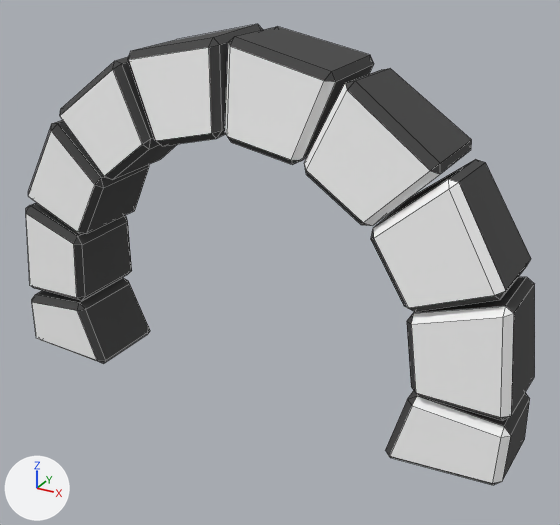
The FBX model Assets/Prefabs/Предпрефабы/stone rune portal.fbx as it was, and as the next commit left it.
One viewpoint serves both versions: a 50 mm lens placed at (8.11, -13.38, 9.97), pointed at (0.69, 0.11, 3.22). The axes (+X, +Y, +Z) are drawn at lower left. The lights are the same throughout. The first picture is the older version. Mesh edges are drawn as thin lines. Where no turn or scale is listed for an object, it has been applied to the vertices.

The scene before the commit, as lines of its bpy script (objects in view):
```python
ob_cube_002 = bpy.data.objects.new('Cube.002', me_cube_001)
ob_cube_002.location = (0.0, 0.0, 0.0)
ob_cube_003 = bpy.data.objects.new('Cube.003', me_cube_002)
ob_cube_003.location = (0.0, 0.0, 0.0)
ob_cube_004 = bpy.data.objects.new('Cube.004', me_cube_003)
ob_cube_004.location = (0.0, 0.0, 0.0)
ob_cube_007 = bpy.data.objects.new('Cube.007', me_cube_006)
ob_cube_007.location = (0.0, 0.0, 0.0)
ob_cube_008 = bpy.data.objects.new('Cube.008', me_cube_007)
ob_cube_008.location = (0.0, 0.0, 0.0)
ob_cube_009 = bpy.data.objects.new('Cube.009', me_cube_008)
ob_cube_009.location = (0.0, 0.0, 0.0)
ob_cube_010 = bpy.data.objects.new('Cube.010', me_cube_009)
ob_cube_010.location = (0.0, 0.0, 0.0)
ob_cube_011 = bpy.data.objects.new('Cube.011', me_cube_010)
ob_cube_011.location = (0.0, 0.0, 0.0)
# also in view: 'Cube.005' at (-3.08, 0.0, 6.13); 'Cube.006' at (-1.2, 0.0, 6.9)
```
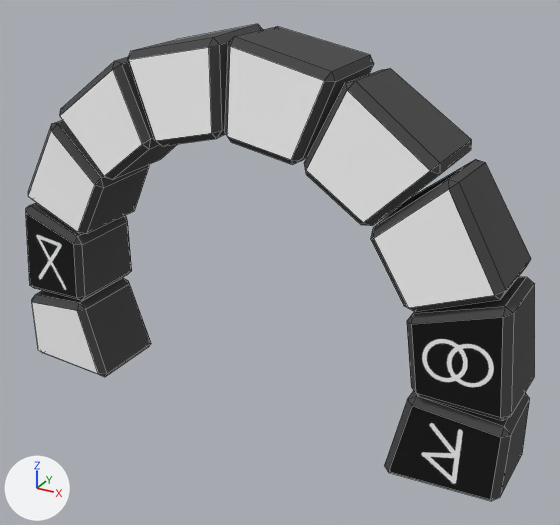
The change, as a diff of the scene's bpy script:
```diff
--- a/Assets/Prefabs/Предпрефабы/stone rune portal.fbx.py
+++ b/Assets/Prefabs/Предпрефабы/stone rune portal.fbx.py
@@ mat_material_009 @@
 mat_material_009 = principled_material('Material.009')
-mat_material_009.base_color = (1.0, 1.0, 1.0)  # white #ffffff
+mat_material_009.texture = img_rune2_png
 mat_material_009.roughness = 1.0
@@ mat_material_010 @@
 mat_material_010 = principled_material('Material.010')
-mat_material_010.base_color = (1.0, 1.0, 1.0)  # white #ffffff
+mat_material_010.texture = img_rune11_png
 mat_material_010.roughness = 1.0
@@ mat_material_003 @@
 mat_material_003 = principled_material('Material.003')
-mat_material_003.base_color = (1.0, 1.0, 1.0)  # white #ffffff
+mat_material_003.texture = img_rune9_png
 mat_material_003.roughness = 1.0
@@ me_cube_008 @@
 me_cube_008.from_pydata(...)  # 24 vertices, 26 faces; spans x 3.15..5.75, y -1.05..1.05, z 3.34..5.92
+# me_cube_008 part 7: all 3 faces centred in x 3.86..5.09, y -0.88..-0.8, z 4.95..5.86 switch from mat_material_008 (white #ffffff) to mat_material_001 (dark grey #474747)
@@ me_cube_006 @@
 me_cube_006.from_pydata(...)  # 24 vertices, 26 faces; spans x -0.01..2.35, y -1.05..1.05, z 5.79..8.05
+# me_cube_006 part 5: all 2 faces centred in x 0.1..1.94, y -0.93..-0.88, z 6.66..7.04 switch from mat_material (white #ffffff) to mat_material_001 (dark grey #474747)
@@ me_cube_009 @@
 me_cube_009.from_pydata(...)  # 24 vertices, 26 faces; spans x 3.95..6.13, y -1.05..1.05, z 1.46..3.77
+# me_cube_009 part 1: all 3 faces centred in x 4.89..5.87, y -0.88..-0.8, z 2.63..3.69 switch from mat_material_009 (white #ffffff) to mat_material_001 (dark grey #474747)
@@ me_cube_010 @@
-me_cube_010.from_pydata(...)  # 24 vertices, 26 faces; spans x 3.71..6.13, y -1.06..1.05, z -0.08..1.54
+me_cube_010.from_pydata(...)  # 24 vertices, 26 faces; spans x 3.71..6.13, y -1.06..1.05, z -0.47..1.54
+# me_cube_010 part 2: all 12 vertices in x 3.71..6.13, y -1.06..0.98, z -0.08..0.12 are moved by (0.0, 0.0, -0.38)
+# me_cube_010 part 3: all 3 faces centred in x 5.1..6.0, y -0.89..-0.8, z 0.64..1.35 switch from mat_material_010 (white #ffffff) to mat_material_001 (dark grey #474747)
+# me_cube_010 part 4: texture (UV) coordinates of 26 of 26 faces, centred in x 3.8..6.1, y -0.98..0.99, z -0.07..1.47, changed; they spanned u 0.0..0.97, v -0.12..1.19 and now span u -0.22..1.12, v -0.04..1.01
@@ me_cube_001 @@
-me_cube_001.from_pydata(...)  # 24 vertices, 26 faces; spans x -6.18..-3.67, y -1.05..1.05, z -0.11..1.49
+me_cube_001.from_pydata(...)  # 24 vertices, 26 faces; spans x -6.18..-3.67, y -1.05..1.05, z -0.5..1.49
+# me_cube_001 part 9: all 12 vertices in x -6.18..-3.67, y -1.02..1.05, z -0.11..0.11 are moved by (0.0, 0.0, -0.38)
 me_cube_001.materials.append(mat_material_001)
@@ me_cube_007 @@
 me_cube_007.from_pydata(...)  # 24 vertices, 26 faces; spans x 1.73..4.39, y -1.05..1.05, z 4.86..7.42
+# me_cube_007 part 6: all 2 faces centred in x 2.16..3.69, y -0.93..-0.88, z 5.48..6.57 switch from mat_material_007 (white #ffffff) to mat_material_001 (dark grey #474747)
@@ me_cube_002 @@
 me_cube_002.from_pydata(...)  # 24 vertices, 26 faces; spans x -6.12..-4.0, y -1.05..1.05, z 1.43..3.76
+# me_cube_002 part 8: texture (UV) coordinates of 26 of 26 faces, centred in x -6.04..-4.08, y -0.98..0.99, z 1.49..3.7, changed; they spanned u -0.19..1.17, v -0.05..1.07 and now span u 0.0..1.0, v -0.09..1.06
 me_cube_002.materials.append(mat_material_001)
```

Changed parts and their boxes [x1, y1, x2, y2] in the pictures (560 x 525 px; the box of a moved part takes in the faces that stretch with it):
'Cube.010', surface changed, recoloured (dark grey to black)
    both: [408, 291, 518, 420]
'Cube.011', surface changed, reshaped, recoloured (dark grey to black, 17% taller)
    before: [385, 391, 530, 485]
    after: [384, 391, 530, 501]
'Cube.002', reshaped (15% taller)
    before: [32, 278, 150, 364]
    after: [32, 278, 151, 377]
'Cube.003', surface changed (dark grey to black)
    both: [26, 212, 79, 300]
part 1 of me_cube_009, recoloured (white to dark grey)
    both: [411, 306, 514, 417]
part 2 of me_cube_010, moved or reshaped
    before: [385, 400, 527, 485]
    after: [384, 400, 527, 501]
part 3 of me_cube_010, recoloured (white to dark grey)
    before: [412, 396, 511, 483]
    after: [412, 396, 511, 499]
part 4 of me_cube_010, surface changed (grey to black)
    before: [385, 391, 525, 485]
    after: [384, 391, 525, 501]
part 5 of me_cube_006, recoloured
    both: [225, 43, 336, 160]
part 6 of me_cube_007, recoloured
    both: [304, 84, 440, 226]
part 7 of me_cube_008, recoloured
    both: [373, 179, 506, 295]
part 8 of me_cube_002, surface changed (grey to black)
    both: [26, 211, 80, 300]
part 9 of me_cube_001, moved or reshaped
    before: [36, 283, 150, 364]
    after: [36, 284, 151, 377]
